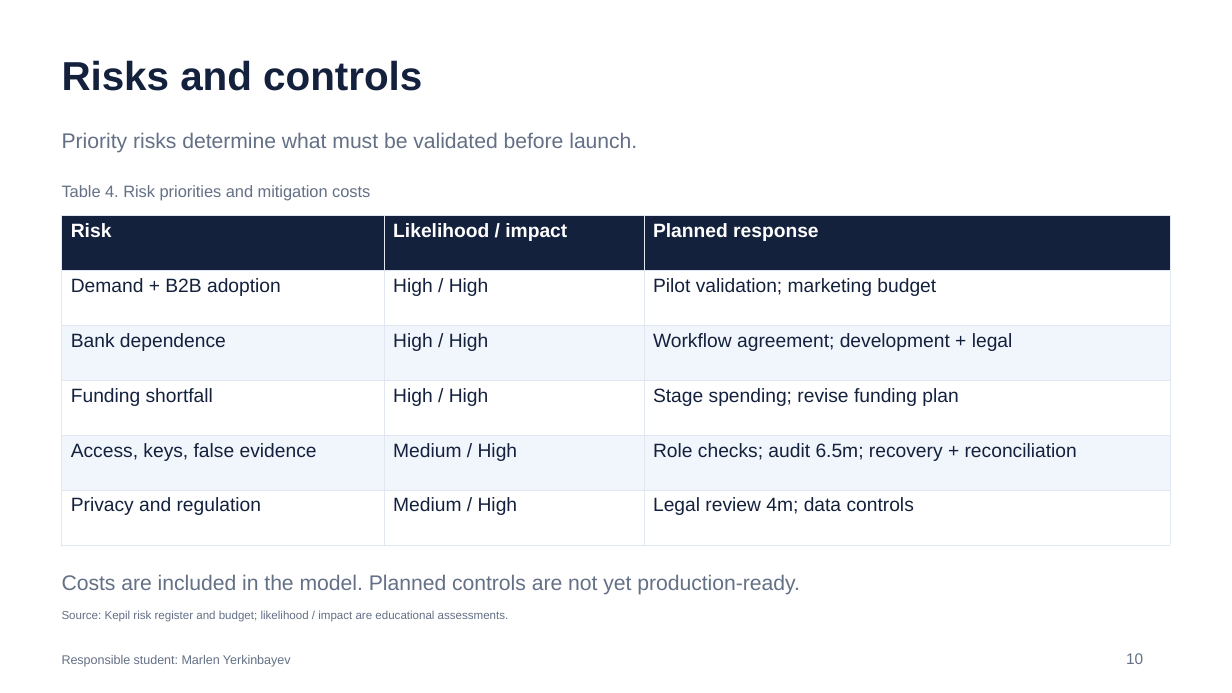
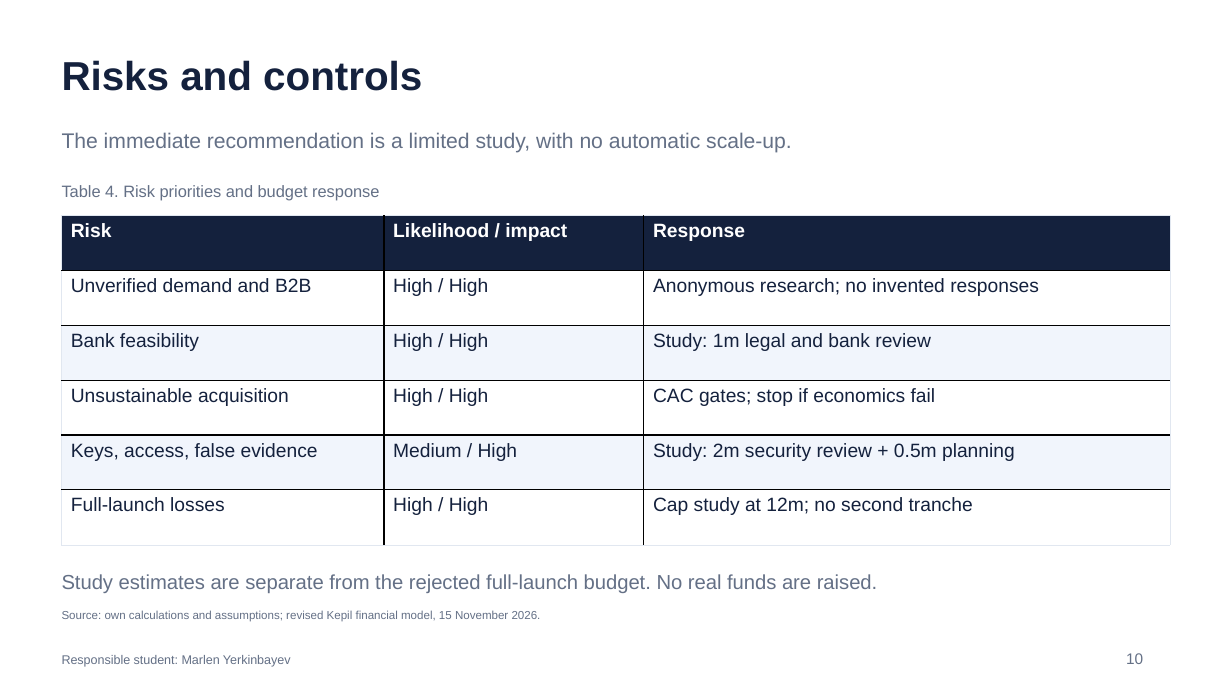
Before and after one commit to Arlan-prog/FinanceFinal, a slide deck: slide 10 of Final_Project_Presentation.pptx. Drawn at 1232x693 pixels with LibreOffice and Linux fonts; fonts in the diff are those of the drawing. Boxes give left, top, right and bottom in pixels: in the first picture for what was removed or moved away, otherwise in the second. Text is boxed around its words. In the diff, an @@ line names an element or a change of style, - is before the commit and + after.

Commit message:
Revise acquisition model, financial feasibility and final defense materials

```diff
--- a/Final_Project_Presentation.pptx
+++ b/Final_Project_Presentation.pptx
@@ text at bbox=[62, 132, 792, 153]: text changed @@
-Priority risks determine what must be validated before launch.
+The immediate recommendation is a limited study, with no automatic scale-up.
@@ text at bbox=[62, 185, 379, 200]: text changed @@
-Table 4. Risk priorities and mitigation costs
+Table 4. Risk priorities and budget response
@@ table at bbox=[62, 215, 1171, 544] @@
-row 1, column 3: Planned response
+row 1, column 3: Response
-row 2, column 1: Demand + B2B adoption
+row 2, column 1: Unverified demand and B2B
-row 2, column 3: Pilot validation; marketing budget
+row 2, column 3: Anonymous research; no invented responses
-row 3, column 1: Bank dependence
+row 3, column 1: Bank feasibility
-row 3, column 3: Workflow agreement; development + legal
+row 3, column 3: Study: 1m legal and bank review
-row 4, column 1: Funding shortfall
+row 4, column 1: Unsustainable acquisition
-row 4, column 3: Stage spending; revise funding plan
+row 4, column 3: CAC gates; stop if economics fail
-row 5, column 1: Access, keys, false evidence
+row 5, column 1: Keys, access, false evidence
-row 5, column 3: Role checks; audit 6.5m; recovery + reconciliation
+row 5, column 3: Study: 2m security review + 0.5m planning
-row 6: Privacy and regulation | Medium / High | Legal review 4m; data controls
+row 6: Full-launch losses | High / High | Cap study at 12m; no second tranche
@@ borders changed @@
@@ text at bbox=[62, 574, 878, 593]: text changed; size 16.5 to 15.8 pt @@
-Costs are included in the model. Planned controls are not yet production-ready.
+Study estimates are separate from the rejected full-launch budget. No real funds are raised.
@@ text at bbox=[62, 610, 541, 622]: text changed @@
-Source: Kepil risk register and budget; likelihood / impact are educational assessments.
+Source: own calculations and assumptions; revised Kepil financial model, 15 November 2026.
```
Also in this commit, not shown: 8 other slides changed, 7 slides added, 4 slides removed, 17 other files.
